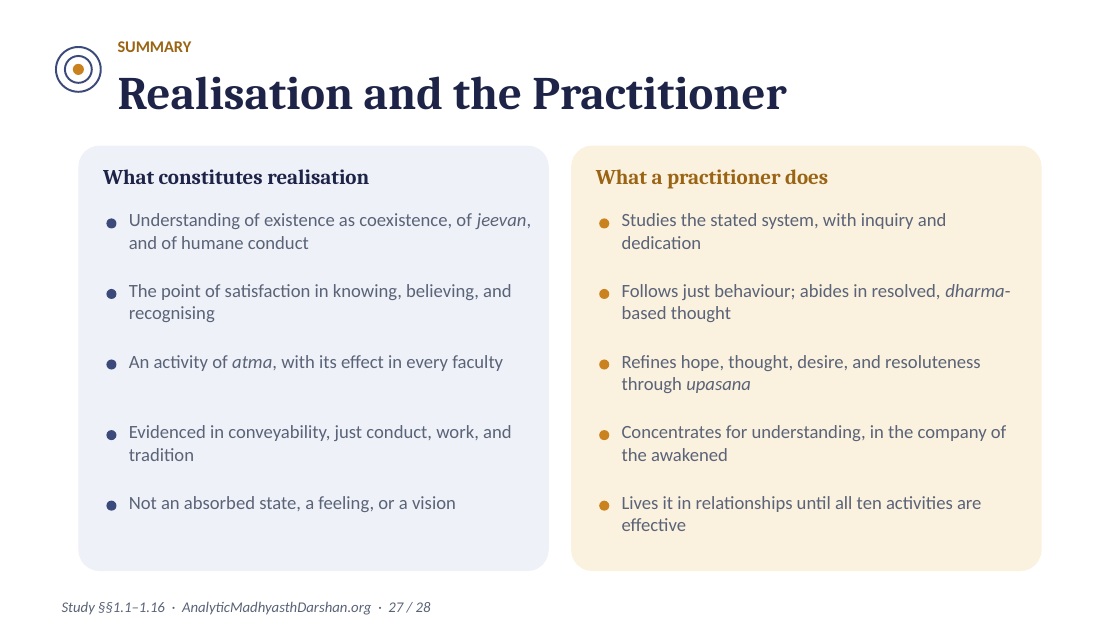
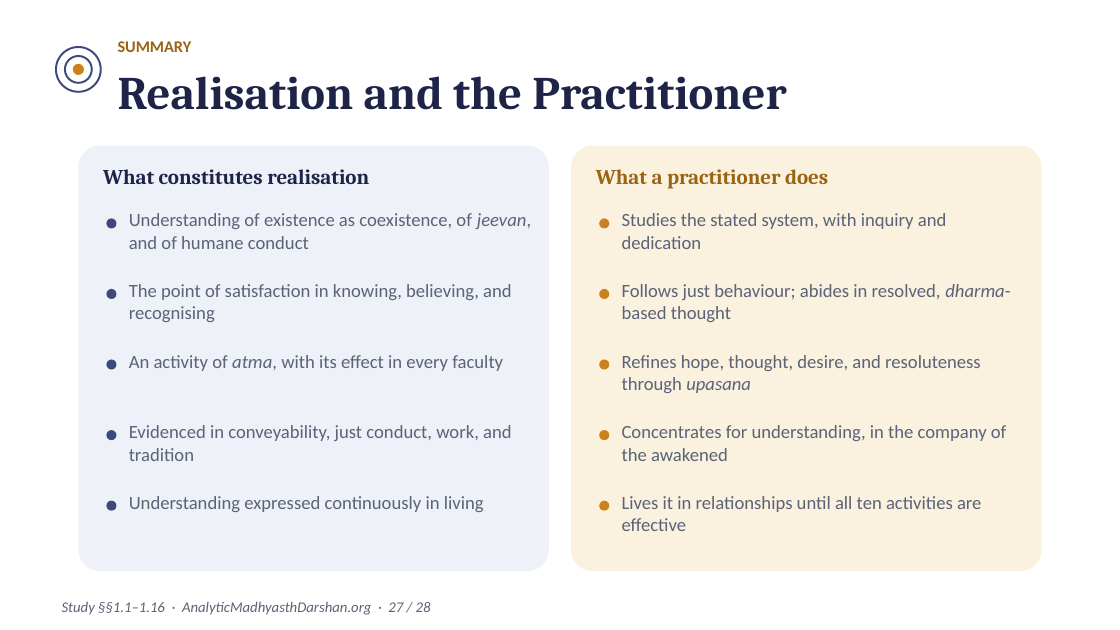
Before and after one commit to raghavamohan/AnalyticMadhyasthDarshan, a slide deck: slide 27 of Studies/Spiritual-Practice-And-Realization/Spiritual-Practice-And-Realization-Madhyasth-Darshan.pptx. Drawn at 1120x630 pixels with LibreOffice and Linux fonts; fonts in the diff are those of the drawing. Boxes give left, top, right and bottom in pixels: in the first picture for what was removed or moved away, otherwise in the second. Text is boxed around its words. In the diff, an @@ line names an element or a change of style, - is before the commit and + after.

```diff
--- a/Studies/Spiritual-Practice-And-Realization/Spiritual-Practice-And-Realization-Madhyasth-Darshan.pptx
+++ b/Studies/Spiritual-Practice-And-Realization/Spiritual-Practice-And-Realization-Madhyasth-Darshan.pptx
@@ text at (129,496,484,512): text changed @@
-Not an absorbed state, a feeling, or a vision
+Understanding expressed continuously in living
```
Also in this commit, not shown: 12 other slides changed, 16 other files.
